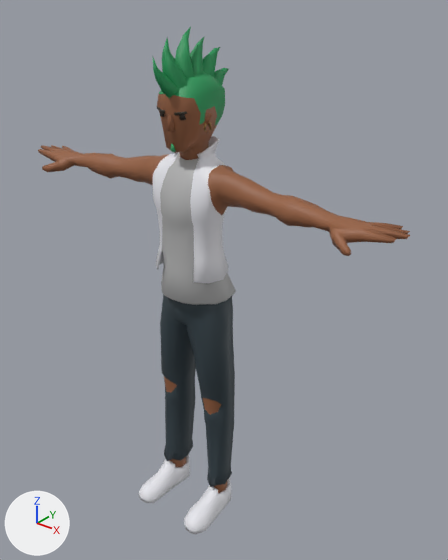
An edit to the glTF model js/models/avatars/club-crowd-vm7.glb, drawn before and after from the same camera.
Camera for both pictures: a 50 mm camera at (1.441, -1.677, 2.102) aimed at (0.074, 0.032, 1.042). The axes (+X, +Y, +Z) are drawn at lower left. The lights are the same throughout. The first picture is the older version. Vertices at exactly the same position are counted once.

Names of what the first picture shows: 'Punk_Body'.
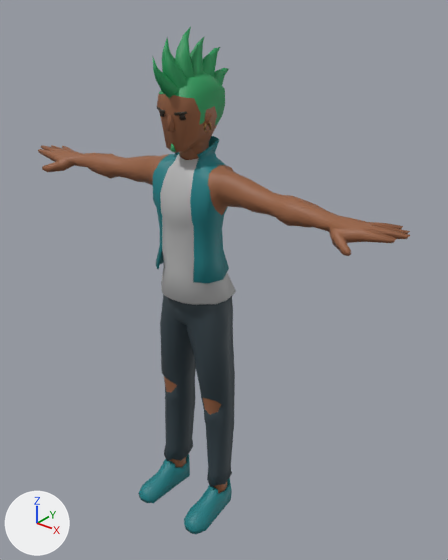
Location of each change, [x1, y1, x2, y2] in pixels of the pictures (448 x 560 px):
```json
{"part": 1, "of": "me_punk_body", "change": "recoloured", "before": [138, 136, 232, 534], "after": [138, 136, 232, 534], "on screen": "white to cyan"}
```

The change, as JSON lines over the scene's bpy script:
```json
{"block": "me_punk_body", "where": "me_punk_body.from_pydata(...)  # 1426 vertices, 2746 faces; spans x -0.83..0.84, y -0.29..0.16, z 0.0..1.97"}
{"block": "me_punk_body", "where": "# used by ob_punk_body; location = (0.0, 0.0, 0.0)"}
{"block": "me_punk_body", "change": "me_punk_body part 1: 602 faces centred in x -0.19..0.19, y -0.28..0.05, z 0.0..1.6 are repainted in the vertex colours; the middle colour goes from white #e8e8ee to cyan #167c82"}
```
